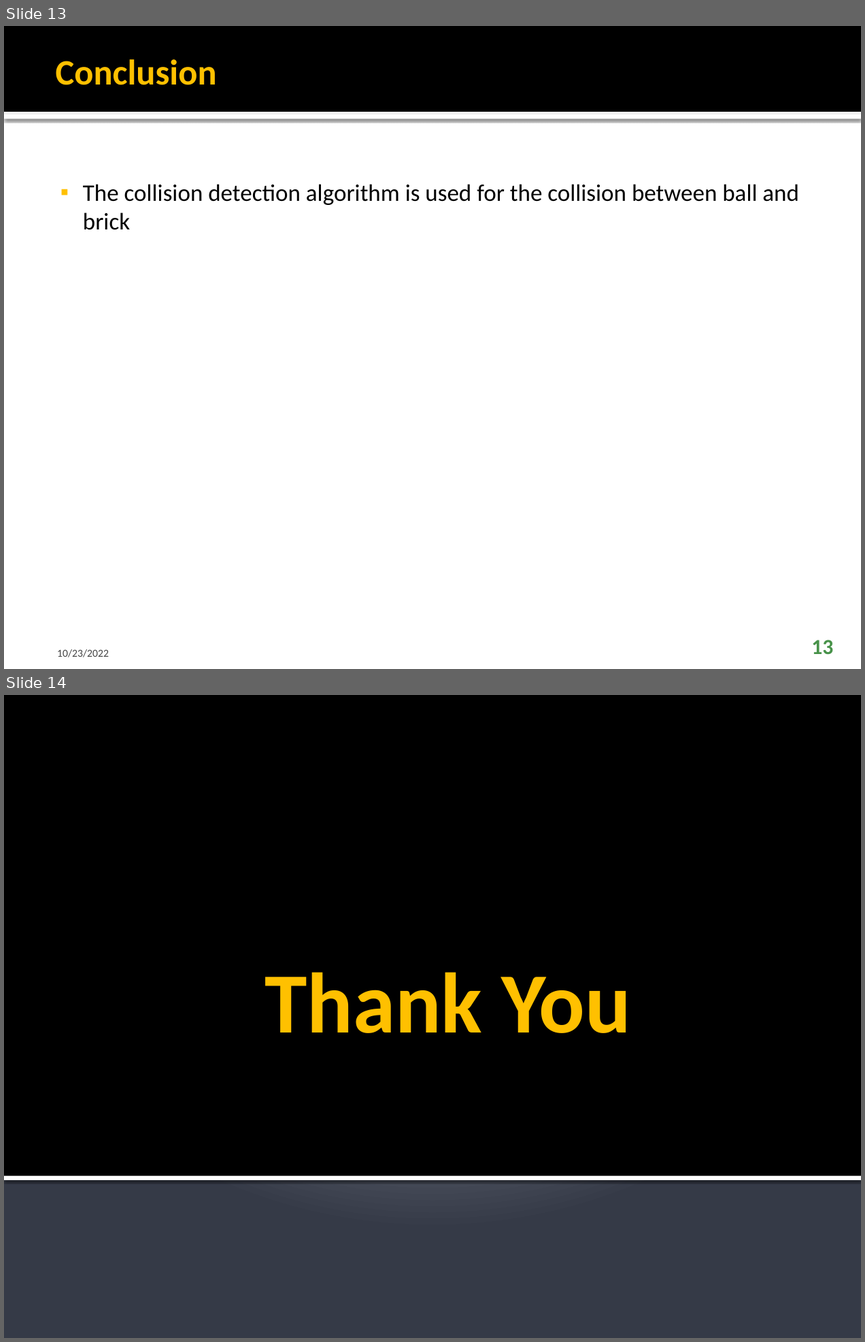
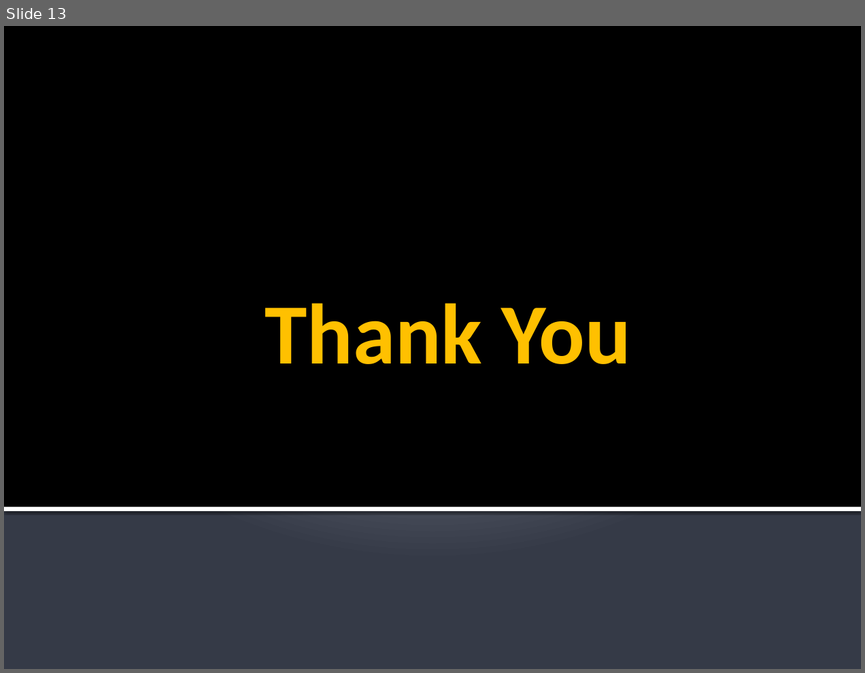
Before and after one commit to FaisalAhmedBijoy/Shooter-Aircraft-Game-using-PyGame-Library, a slide deck: docs/Shooting_aircraft_breakout_pygame.pptx. Shown one above the other, each under a label of ours: slides 13 and 14 before the commit, slide 13 after it. The pictures are 865x1342 and 865x673 pixels, drawn with LibreOffice and Linux fonts; fonts in the diff are those of the drawing. Boxes give left, top, right and bottom in pixels: in the first picture for what was removed or moved away, otherwise in the second. Text is boxed around its words. In the diff, an @@ line names an element or a change of style, - is before the commit and + after.

```diff
--- a/docs/Shooting_aircraft_breakout_pygame.pptx
+++ b/docs/Shooting_aircraft_breakout_pygame.pptx
@@ slide 13 removed at (4, 26, 861, 669), background #FFFFFF @@
@@ rectangle removed at (4, 26, 861, 112) @@
@@ title removed at (56, 59, 217, 85) @@
-Conclusion
@@ rectangle removed at (4, 114, 861, 118) @@
@@ text removed at (83, 184, 799, 230) @@
-▪ The collision detection algorithm is used for the collision between ball and brick
@@ text removed at (57, 649, 109, 657) @@
-10/23/2022
@@ page number removed at (811, 639, 833, 654) @@
-13
@@ what was slide 14 is now slide 13 @@
```
Also in this commit, not shown: 10 slides changed, 2 other files.
